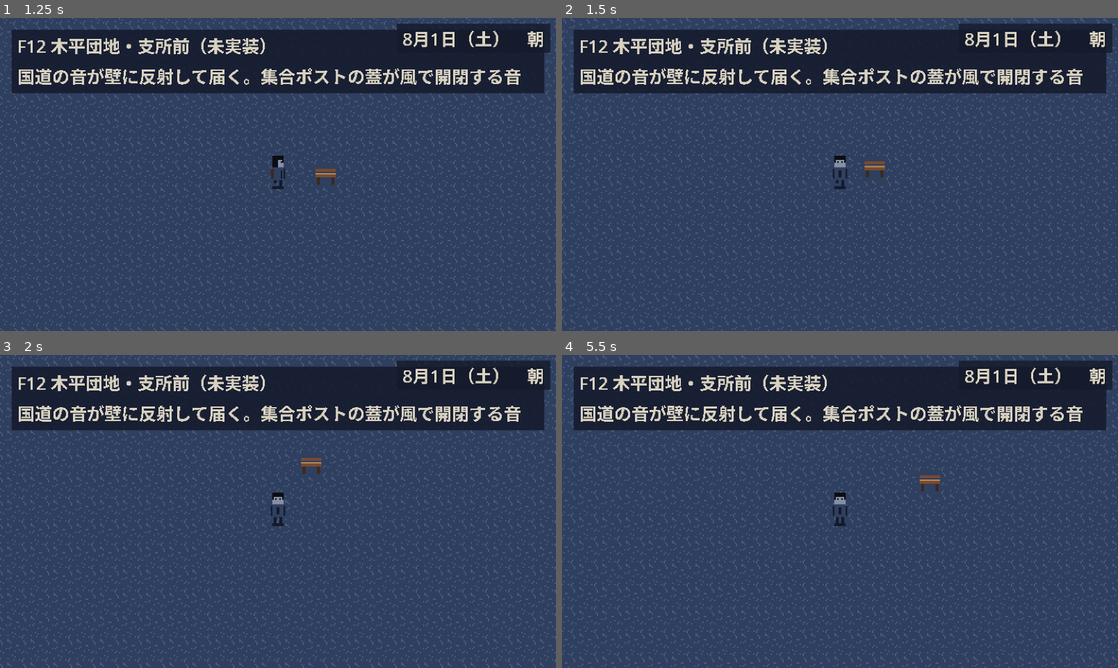
Above: before the commit, frames 1-4 (two rows, left to right).
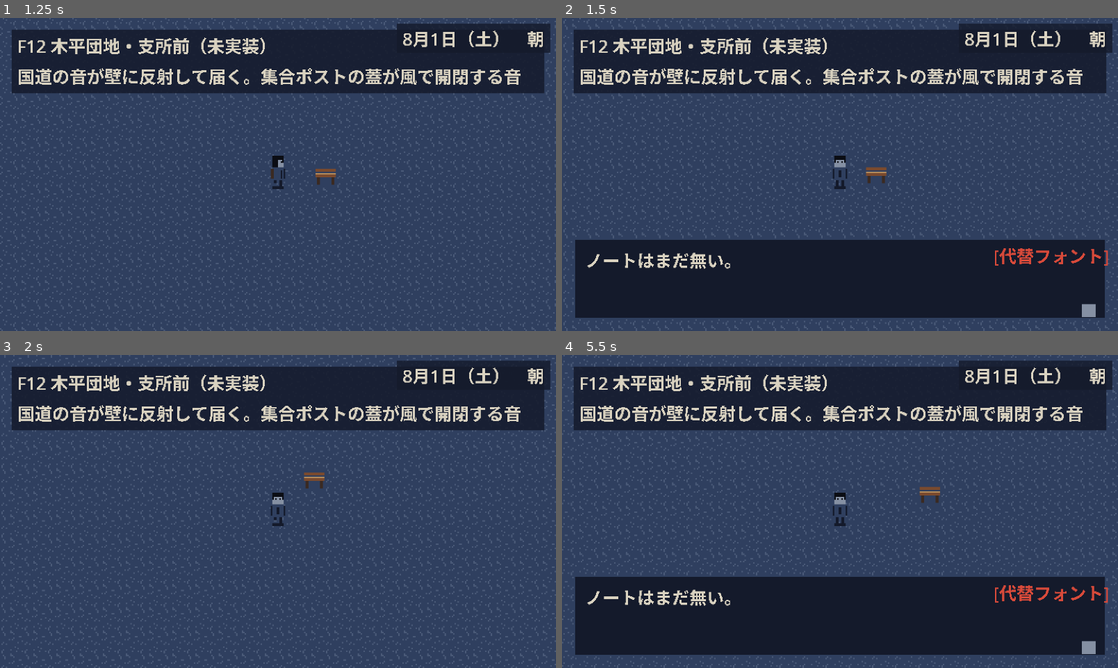
Above: after the commit, the same moments.

Repository: kijima-masaru/Ano-natsu-no-hyaku-ki-yak-
Game: Godot game, scene res://scenes/ui/title.tscn
Two runs of this game, one before a commit and one after it. Both use one fixed random seed, a clock stepped at 60 frames per second and the inputs below.
Inputs:
- Up to frame 1 (1.25 s): tap Enter (ui_accept) at 0.5, 0.77, 1.07 s; hold D (move_right) from 0.53 s (still down); hold Z (interact) from 0.53 s (still down); tap N (open_notebook) at 0.8 s
- Up to frame 2 (1.5 s): release D (move_right) at 1.28 s; release Z (interact) at 1.28 s; hold S (move_down) from 1.28 s (still down); tap N (open_notebook) at 1.35 s
- Up to frame 3 (2 s): keep holding S (move_down); tap Enter (ui_accept) at 1.52, 1.55, 1.82 s
- Up to frame 4 (5.5 s): release S (move_down) at 2.03 s; hold D (move_right) 2.03-2.78 s; hold Enter (ui_accept) 2.03-2.78 s; tap Z (interact) at 2.3, 2.85, 4.55 s; hold W (move_up) 2.78-3.53 s; tap Enter (ui_accept) at 3.02, 3.32, 3.77, 3.8, 4.07, 4.52, 4.82 s; tap N (open_notebook) at 3.05, 5.3 s; hold N (open_notebook) 3.53-4.28 s; hold A (move_left) 3.53-5.03 s; tap X (cancel) at 4.15 s; tap Shift (sneak) at 4.35 s; tap F4 (debug_truth) at 4.9 s; hold S (move_down) from 5.03 s (still down); hold Z (interact) from 5.03 s (still down)

Frame 1 is identical in both runs. In frame 2, 30% of the frame differs, in the area x 0-100%, y 0-100%; in frame 3, 9.2%; in frame 4, 31%.
Error in both runs: Cannot call method 'set_input_as_handled' on a null value. (res://scripts/ui/menu_list.gd:65)

Commit message:
feat(evidence): 証拠ノート・隠蔽リスト提示画面・デバッグオーバーレイを追加
- Notebook: N / パッド X で開く。記述は resolve 経由なので真相到達後は自動で真相版
- ConcealmentReveal: 表示文→実際の行動を 1 件ずつ遅い文字送りで提示（スキップ不可、ページ送りのみ）
- DebugOverlay: 接近度・段階・隠蔽リスト・日付・所持品を表示。F3 で切替（設定と同期）、F4 で truth_revealed を反転

Co-Authored-By: Claude Fable 5.1 <noreply@anthropic.com>
Claude-Session: https://claude.ai/code/session_012m8V77zujmRXRRP5JutGJS

Diff:
--- /dev/null
+++ b/scenes/debug/debug_overlay.tscn
@@ -0,0 +1,6 @@
+[gd_scene load_steps=2 format=3]
+
+[ext_resource type="Script" path="res://scripts/debug/debug_overlay.gd" id="1_debug"]
+
+[node name="DebugOverlay" type="CanvasLayer"]
+script = ExtResource("1_debug")
--- /dev/null
+++ b/scenes/ui/concealment_reveal.tscn
@@ -0,0 +1,39 @@
+[gd_scene load_steps=2 format=3]
+
+[ext_resource type="Script" path="res://scripts/ui/concealment_reveal.gd" id="1_reveal"]
+
+[node name="ConcealmentReveal" type="Control"]
+layout_mode = 3
+anchors_preset = 15
+anchor_right = 1.0
+anchor_bottom = 1.0
+mouse_filter = 2
+script = ExtResource("1_reveal")
+
+[node name="Background" type="ColorRect" parent="."]
+layout_mode = 1
+anchors_preset = 15
+anchor_right = 1.0
+anchor_bottom = 1.0
+mouse_filter = 2
+
+[node name="Title" type="Label" parent="."]
+layout_mode = 0
+offset_left = 24.0
+offset_top = 16.0
+offset_right = 360.0
+offset_bottom = 30.0
+
+[node name="Body" type="Label" parent="."]
+layout_mode = 0
+offset_left = 24.0
+offset_top = 44.0
+offset_right = 360.0
+offset_bottom = 180.0
+
+[node name="Hint" type="Label" parent="."]
+layout_mode = 0
+offset_left = 300.0
+offset_top = 192.0
+offset_right = 360.0
+offset_bottom = 206.0
--- /dev/null
+++ b/scenes/ui/notebook.tscn
@@ -0,0 +1,49 @@
+[gd_scene load_steps=3 format=3]
+
+[ext_resource type="Script" path="res://scripts/ui/notebook.gd" id="1_notebook"]
+[ext_resource type="Script" path="res://scripts/ui/menu_list.gd" id="2_menu_list"]
+
+[node name="Notebook" type="Control"]
+layout_mode = 3
+anchors_preset = 15
+anchor_right = 1.0
+anchor_bottom = 1.0
+mouse_filter = 2
+script = ExtResource("1_notebook")
+
+[node name="Panel" type="ColorRect" parent="."]
+layout_mode = 0
+offset_left = 16.0
+offset_top = 12.0
+offset_right = 368.0
+offset_bottom = 204.0
+mouse_filter = 2
+
+[node name="Title" type="Label" parent="Panel"]
+layout_mode = 0
+offset_left = 8.0
+offset_top = 6.0
+offset_right = 200.0
+offset_bottom = 20.0
+
+[node name="List" type="VBoxContainer" parent="Panel"]
+layout_mode = 0
+offset_left = 8.0
+offset_top = 26.0
+offset_right = 150.0
+offset_bottom = 170.0
+script = ExtResource("2_menu_list")
+
+[node name="Detail" type="Label" parent="Panel"]
+layout_mode = 0
+offset_left = 156.0
+offset_top = 26.0
+offset_right = 344.0
+offset_bottom = 170.0
+
+[node name="Hint" type="Label" parent="Panel"]
+layout_mode = 0
+offset_left = 8.0
+offset_top = 176.0
+offset_right = 344.0
+offset_bottom = 190.0
--- /dev/null
+++ b/scripts/debug/debug_overlay.gd
@@ -0,0 +1,53 @@
+extends CanvasLayer
+## デバッグ用オーバーレイ。接近度・段階・隠蔽リスト・日付・所持品・主要フラグを左上に表示する。
+## 設定 debug_overlay または F3 で切り替え。F4 で truth_revealed を反転（二層テキストの確認用）。
+## 製品ビルドでは設定項目ごと隠す想定（ステップ5）。
+
+const FONT_SIZE: int = 10
+const REFRESH_INTERVAL: float = 0.25
+
+var _label: Label
+var _timer: float = 0.0
+
+
+func _ready() -> void:
+	layer = 90
+	_label = Label.new()
+	_label.position = Vector2(2, 2)
+	_label.add_theme_font_size_override("font_size", FONT_SIZE)
+	_label.add_theme_color_override("font_color", Palette.get_color(Palette.FLUORESCENT))
+	_label.add_theme_color_override("font_shadow_color", Palette.get_color(Palette.SUMI))
+	add_child(_label)
+	visible = bool(SaveManager.get_setting("debug_overlay"))
+	SaveManager.setting_changed.connect(func(key: String, value: Variant) -> void:
+		if key == "debug_overlay":
+			visible = bool(value))
+
+
+func _process(delta: float) -> void:
+	if not visible:
+		return
+	_timer += delta
+	if _timer < REFRESH_INTERVAL:
+		return
+	_timer = 0.0
+	_label.text = "\n".join([
+		"day %d %s | field %s | pts %d" % [Calendar.day, Calendar.time_of_day, SceneRouter.current_field_id, Calendar.investigation_points],
+		"suspicion %d (%s) | truth %s" % [Suspicion.value, Suspicion.stage_key(), str(GameState.has_flag("truth_revealed"))],
+		"concealed: %s" % ", ".join(GameState.concealed_evidence),
+		"witnessed: %s" % ", ".join(GameState.witnessed_concealments),
+		"evidence: %s" % ", ".join(GameState.evidence),
+		"items: %s | flags %d" % [", ".join(GameState.items), GameState.flags.size()],
+	])
+
+
+func _unhandled_input(event: InputEvent) -> void:
+	if event.is_action_pressed("toggle_debug"):
+		SaveManager.set_setting("debug_overlay", not visible)
+		get_viewport().set_input_as_handled()
+	elif visible and event.is_action_pressed("debug_truth"):
+		if GameState.has_flag("truth_revealed"):
+			GameState.clear_flag("truth_revealed")
+		else:
+			GameState.raise_flag("truth_revealed")
+		get_viewport().set_input_as_handled()
--- a/scripts/main.gd
+++ b/scripts/main.gd
@@ -6,6 +6,8 @@
 const DATE_HUD_SCENE: PackedScene = preload("res://scenes/ui/date_hud.tscn")
 const SLOT_MENU_SCENE: PackedScene = preload("res://scenes/ui/slot_menu.tscn")
 const TITLE_SCENE: String = "res://scenes/ui/title.tscn"
+const NOTEBOOK_SCENE: PackedScene = preload("res://scenes/ui/notebook.tscn")
+const DEBUG_OVERLAY_SCENE: PackedScene = preload("res://scenes/debug/debug_overlay.tscn")
 
 @onready var world: Node2D = $World
 @onready var ui: CanvasLayer = $UI
@@ -20,6 +22,7 @@
 	EventSystem.register_message_window(_message_window)
 	GameState.field_visited.connect(func(_id: String) -> void: Calendar.add_investigation_points(1))
 	ui.add_child(DATE_HUD_SCENE.instantiate())
+	add_child(DEBUG_OVERLAY_SCENE.instantiate())
 	SceneRouter.register_world(world)
 	SceneRouter.passage_blocked.connect(_on_passage_blocked)
 	SceneRouter.passage_closed_today.connect(_on_passage_closed_today)
@@ -67,13 +70,33 @@
 	SceneRouter.reset()
 
 
+var _notebook: Control = null
+
+
 func _unhandled_input(event: InputEvent) -> void:
-	# 暫定：X 長押し等のメニューは未実装。Esc でタイトルへ（オートセーブ済み）。TODO(step-3 task-4): ポーズメニュー
-	if event.is_action_pressed("cancel") and not _message_window.is_open and SceneRouter.player != null \
-			and SceneRouter.player.input_enabled:
+	if _message_window.is_open or SceneRouter.player == null or not SceneRouter.player.input_enabled:
+		return
+	if event.is_action_pressed("open_notebook"):
+		get_viewport().set_input_as_handled()
+		_open_notebook()
+	elif event.is_action_pressed("cancel"):
+		# 暫定：ポーズメニューは未実装。Esc でオートセーブしてタイトルへ
 		get_viewport().set_input_as_handled()
 		SaveManager.autosave()
 		get_tree().change_scene_to_file(TITLE_SCENE)
+
+
+func _open_notebook() -> void:
+	if not GameState.has_flag("notebook_unlocked"):
+		_show_message("", MessageResolver.text("msg_notebook_locked"))
+		return
+	SceneRouter.player.input_enabled = false
+	_notebook = NOTEBOOK_SCENE.instantiate() as Control
+	ui.add_child(_notebook)
+	_notebook.closed.connect(func() -> void:
+		_notebook.queue_free()
+		_notebook = null
+		_on_message_closed())
 
 
 func _on_passage_blocked(exit: ExitData) -> void:
--- /dev/null
+++ b/scripts/ui/concealment_reveal.gd
@@ -0,0 +1,103 @@
+extends Control
+## 真相到達時の提示画面。プレイヤーが「調べた」だけだったものの一覧と、実際に悠がしたことを重ねて示す。
+## 本作最大の一撃なので、この画面だけは文字送りをスキップできない（ページ送りは可）。
+## 構成は docs/CONCEALMENT_LIST.md「提示画面」に従う。
+
+signal finished()
+
+const FONT_SIZE: int = 12
+const CHARS_PER_SECOND: float = 18.0
+const LINE_CHARS: int = 28
+const PAUSE_BETWEEN: float = 0.6
+
+var _pages: Array[PackedStringArray] = []
+var _page_index: int = 0
+var _line_index: int = 0
+var _visible: float = 0.0
+var _current_line_done: bool = true
+
+@onready var _bg: ColorRect = $Background
+@onready var _title: Label = $Title
+@onready var _body: Label = $Body
+@onready var _hint: Label = $Hint
+
+
+func _ready() -> void:
+	_bg.color = Palette.get_color(Palette.SUMI)
+	for label: Label in [_title, _body, _hint]:
+		label.add_theme_font_size_override("font_size", FONT_SIZE)
+	_title.add_theme_color_override("font_color", Palette.get_color(Palette.UI_TEXT_DIM))
+	_body.add_theme_color_override("font_color", Palette.get_color(Palette.BONE_WHITE))
+	_hint.add_theme_color_override("font_color", Palette.get_color(Palette.UI_TEXT_DIM))
+	_title.text = MessageResolver.text("ui_reveal_title")
+	_hint.text = MessageResolver.text("ui_reveal_hint")
+	_hint.visible = false
+	_build_pages()
+	_start_page()
+
+
+## 各証拠を 1 ページに：表示文 → 空行 → 実際の行動（目撃されたものは澪の行）
+func _build_pages() -> void:
+	var ids: PackedStringArray = GameState.concealed_evidence.duplicate()
+	ids.append_array(GameState.witnessed_concealments)
+	if ids.is_empty():
+		_pages.append(PackedStringArray([MessageResolver.text("ui_reveal_empty")]))
+		return
+	for id: String in ids:
+		var e: EvidenceData = EvidenceRegistry.get_evidence(id)
+		if e == null:
+			continue
+		var lines: PackedStringArray = PackedStringArray()
+		lines.append_array(TextLayout.wrap_line(MessageResolver.text(e.shown_id), LINE_CHARS))
+		lines.append("")
+		if GameState.witnessed_concealments.has(id):
+			lines.append_array(TextLayout.wrap_line(MessageResolver.text("msg_conceal_witnessed"), LINE_CHARS))
+			lines.append_array(TextLayout.wrap_line(MessageResolver.text("ui_reveal_witnessed"), LINE_CHARS))
+		else:
+			lines.append_array(TextLayout.wrap_line(MessageResolver.text(e.action_id), LINE_CHARS))
+		_pages.append(lines)
+
+
+func _start_page() -> void:
+	_line_index = 0
+	_body.text = ""
+	_hint.visible = false
+	_start_line()
+
+
+func _start_line() -> void:
+	var lines: PackedStringArray = _pages[_page_index]
+	if _line_index >= lines.size():
+		_hint.visible = true
+		return
+	_visible = 0.0
+	_current_line_done = false
+
+
+func _process(delta: float) -> void:
+	if _current_line_done:
+		return
+	var lines: PackedStringArray = _pages[_page_index]
+	var line: String = lines[_line_index]
+	_visible += CHARS_PER_SECOND * delta
+	var shown: String = line.substr(0, mini(int(_visible), line.length()))
+	var prefix: PackedStringArray = lines.slice(0, _line_index)
+	_body.text = "\n".join(prefix) + ("\n" if not prefix.is_empty() else "") + shown
+	if int(_visible) >= line.length():
+		_current_line_done = true
+		_line_index += 1
+		await get_tree().create_timer(PAUSE_BETWEEN).timeout
+		_start_line()
+
+
+func _unhandled_input(event: InputEvent) -> void:
+	if not _hint.visible:
+		return
+	if event.is_action_pressed("interact") or event.is_action_pressed("ui_accept"):
+		get_viewport().set_input_as_handled()
+		_page_index += 1
+		if _page_index >= _pages.size():
+			finished.emit()
+			queue_free()
+		else:
+			_start_page()
--- /dev/null
+++ b/scripts/ui/notebook.gd
@@ -0,0 +1,61 @@
+extends Control
+## 証拠ノート。集めた証拠（GameState.evidence）を一覧し、選択で記述を表示する。
+## 記述は MessageResolver.resolve(surface_id) を通すため、真相到達後は自動で真相版になる。
+## 隠蔽に成功した証拠はここに載らない（それが本作の仕掛け）。
+
+signal closed()
+
+const FONT_SIZE: int = 12
+const DETAIL_CHARS: int = 26
+
+@onready var _panel: ColorRect = $Panel
+@onready var _title: Label = $Panel/Title
+@onready var _list: MenuList = $Panel/List
+@onready var _detail: Label = $Panel/Detail
+@onready var _hint: Label = $Panel/Hint
+
+
+func _ready() -> void:
+	_panel.color = Palette.with_alpha(Palette.UI_PANEL, 0.96)
+	for label: Label in [_title, _detail, _hint]:
+		label.add_theme_font_size_override("font_size", FONT_SIZE)
+	_title.add_theme_color_override("font_color", Palette.get_color(Palette.UI_ACCENT))
+	_detail.add_theme_color_override("font_color", Palette.get_color(Palette.UI_TEXT))
+	_hint.add_theme_color_override("font_color", Palette.get_color(Palette.UI_TEXT_DIM))
+	_title.text = MessageResolver.text("ui_notebook_title")
+	_hint.text = MessageResolver.text("ui_notebook_hint")
+	_list.selection_changed.connect(func(_i: int, id: String) -> void: _show_detail(id))
+	_list.cancelled.connect(func() -> void: closed.emit())
+	_list.activated.connect(func(_i: int, id: String) -> void: _show_detail(id))
+	_rebuild()
+
+
+func _rebuild() -> void:
+	var items: Array[Dictionary] = []
+	for id: String in GameState.evidence:
+		var e: EvidenceData = EvidenceRegistry.get_evidence(id)
+		if e != null:
+			items.append({"id": id, "text": MessageResolver.text(e.title_id)})
+	if items.is_empty():
+		_detail.text = MessageResolver.text("ui_notebook_empty")
+		_list.set_items([])
+		return
+	_list.set_items(items)
+	_show_detail(_list.get_selected_id())
+
+
+func _show_detail(id: String) -> void:
+	var e: EvidenceData = EvidenceRegistry.get_evidence(id)
+	if e == null:
+		_detail.text = ""
+		return
+	var entry: MessageEntry = MessageResolver.resolve(e.surface_id)
+	_detail.text = "\n".join(TextLayout.paginate(entry.text, DETAIL_CHARS, 6))
+
+
+func _unhandled_input(event: InputEvent) -> void:
+	# 一覧が空のときは MenuList が入力を受けないため、ここで閉じる
+	if GameState.evidence.is_empty() and (event.is_action_pressed("cancel") or event.is_action_pressed("ui_cancel") \
+			or event.is_action_pressed("open_notebook")):
+		get_viewport().set_input_as_handled()
+		closed.emit()
